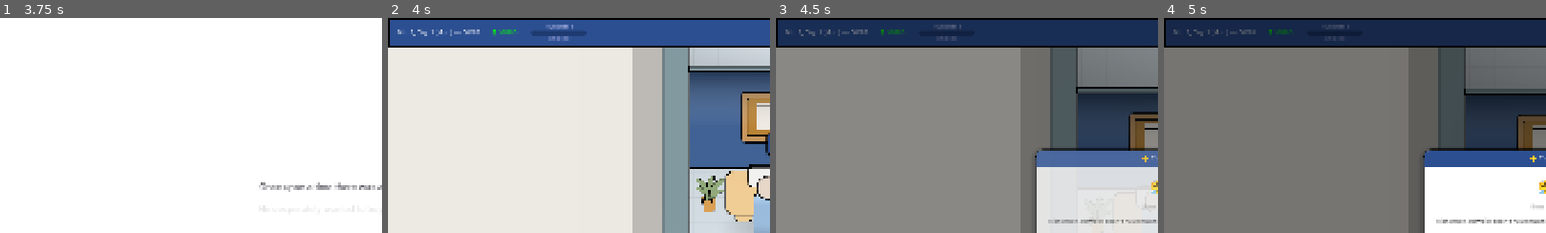
Above: before the commit, frames 1-4 (left to right).
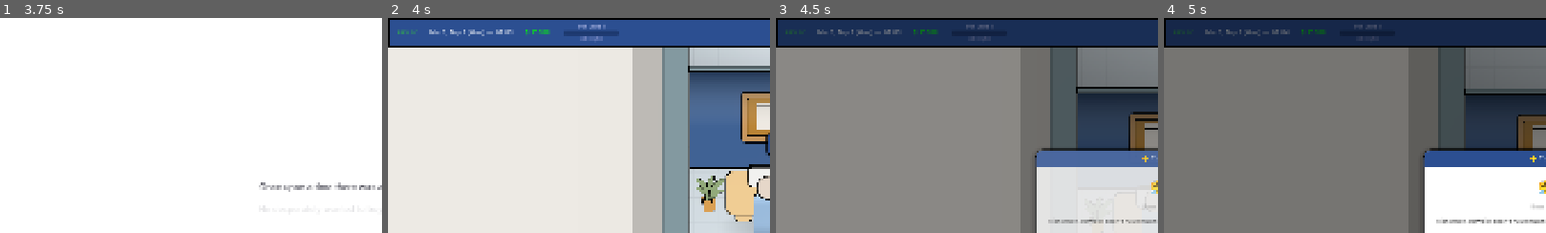
Above: after the commit, the same moments.

Repository: Esca69/project-manager-sim
Game: Godot game, scene res://Scenes/main_menu.tscn
Two runs of this game, one before a commit and one after it. Both use one fixed random seed, a clock stepped at 60 frames per second and the inputs below. Sound files missing from this copy of the repository are replaced by a short silence.
Inputs (mouse positions are % of the whole screen's width and height, from its top left):
- Up to frame 1 (3.75 s): click "🆕 New Game" at 0.5 s; tap Enter at 1.25, 2.75 s; move the mouse to (72, 45) at 1.27 s; hold Right (ui_right) 1.28-2.03 s; tap E (interact) at 1.35 s; click (72, 45) at 1.42 s; tap Space at 2, 3.5 s; move the mouse to (30, 55) at 2.02 s; hold Down (ui_down) 2.03-2.78 s; tap Q (motivate) at 2.1 s; move the mouse to (60, 28) at 2.77 s; hold Right (ui_right) 2.78-3.53 s; tap R (no_toilet) at 2.85 s; move the mouse to (45, 70) at 3.52 s; hold Up (ui_up) from 3.53 s (still down); tap 4 (speed_10x) at 3.6 s; click (45, 70) at 3.67 s
- Up to frame 2 (4 s): keep holding Up (ui_up)
- Up to frame 3 (4.5 s): move the mouse to (80, 65) at 4.27 s; release Up (ui_up) at 4.28 s; hold Left (ui_left) from 4.28 s (still down); hold 1 (speed_1x) from 4.28 s (still down)
- Up to frame 4 (5 s): keep holding Left (ui_left); keep holding 1 (speed_1x)
The pictures show only the part of the screen within x 0-50%, y 0-50%; the shares and areas given below are measured in that part.

Frame 1 is identical in both runs. In frame 2, 1.3% of the frame differs, in the area x 2-61%, y 3-11%; in frame 3, 0.7%; in frame 4, 0.7%.

Commit message:
Add FPS counter to HUD; adjust window mode
Introduce an FPS label to the HUD: add _fps_label, build it in _build_fps_label (inserted into TopBar HBoxContainer), call it from _ready, and update its text each frame in _process using Engine.get_frames_per_second(). Apply basic styling and theme font. Update binary translation files (en/ru) and change project setting window/size/mode from 3 to 2 (adjust viewport/window sizing behavior). These changes expose realtime FPS for debugging/monitoring and tweak project window sizing.

Diff:
--- a/Scripts/hud.gd
+++ b/Scripts/hud.gd
@@ -77,6 +77,9 @@
 # === META: MY LIFE PANEL ===
 var _my_life_panel: Control
 var _personal_balance_label: Label
+
+# >>> ДОБАВЛЕНО: Переменная для FPS
+var _fps_label: Label
 
 # === ИНДИКАТОР СВОБОДНОЙ КАМЕРЫ ===
 var _free_camera_hint: PanelContainer = null
@@ -205,6 +208,14 @@
 	# === META: Создаём панель "Моя жизнь" ===
 	_build_my_life_panel()
 	_build_personal_balance_label()
+
+	# >>> ДОБАВЛЕНО: Создаем лейбл для FPS
+	_build_fps_label()
+
+# >>> ДОБАВЛЕНО: Функция для обновления FPS каждый кадр
+func _process(_delta):
+	if _fps_label:
+		_fps_label.text = "FPS: %d" % Engine.get_frames_per_second()
 
 func _apply_fonts():
 	if UITheme == null:
@@ -851,6 +862,21 @@
 	if _personal_balance_label:
 		_personal_balance_label.text = "💰 $%d" % new_amount
 
+# >>> ДОБАВЛЕНО: Функция сборки FPS лейбла
+func _build_fps_label():
+	var hbox_container = get_node_or_null("TopBar/MarginContainer/HBoxContainer")
+	if hbox_container == null:
+		return
+
+	_fps_label = Label.new()
+	_fps_label.add_theme_color_override("font_color", Color(0.2, 0.8, 0.2, 1))
+	_fps_label.add_theme_font_size_override("font_size", 14)
+	if UITheme:
+		UITheme.apply_font(_fps_label, "bold")
+
+	hbox_container.add_child(_fps_label)
+	hbox_container.move_child(_fps_label, 0)
+
 func open_boss_event(event_data: Dictionary):
 	if _boss_event_popup and _boss_event_popup.has_method("open"):
 		_boss_event_popup.open(event_data)
--- a/project.godot
+++ b/project.godot
@@ -38,7 +38,7 @@
 
 window/size/viewport_width=1920
 window/size/viewport_height=1080
-window/size/mode=3
+window/size/mode=2
 window/stretch/mode="canvas_items"
 window/stretch/aspect="expand"
 
Binary file changed: Localization/translations.en.translation
Binary file changed: Localization/translations.ru.translation
